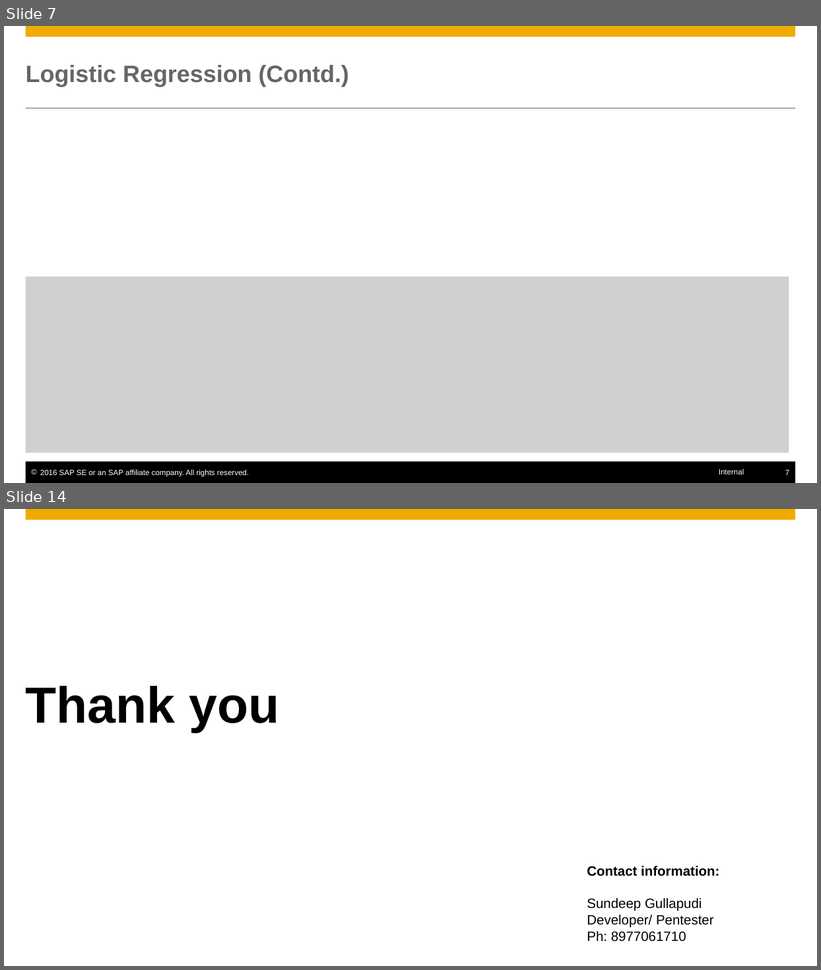
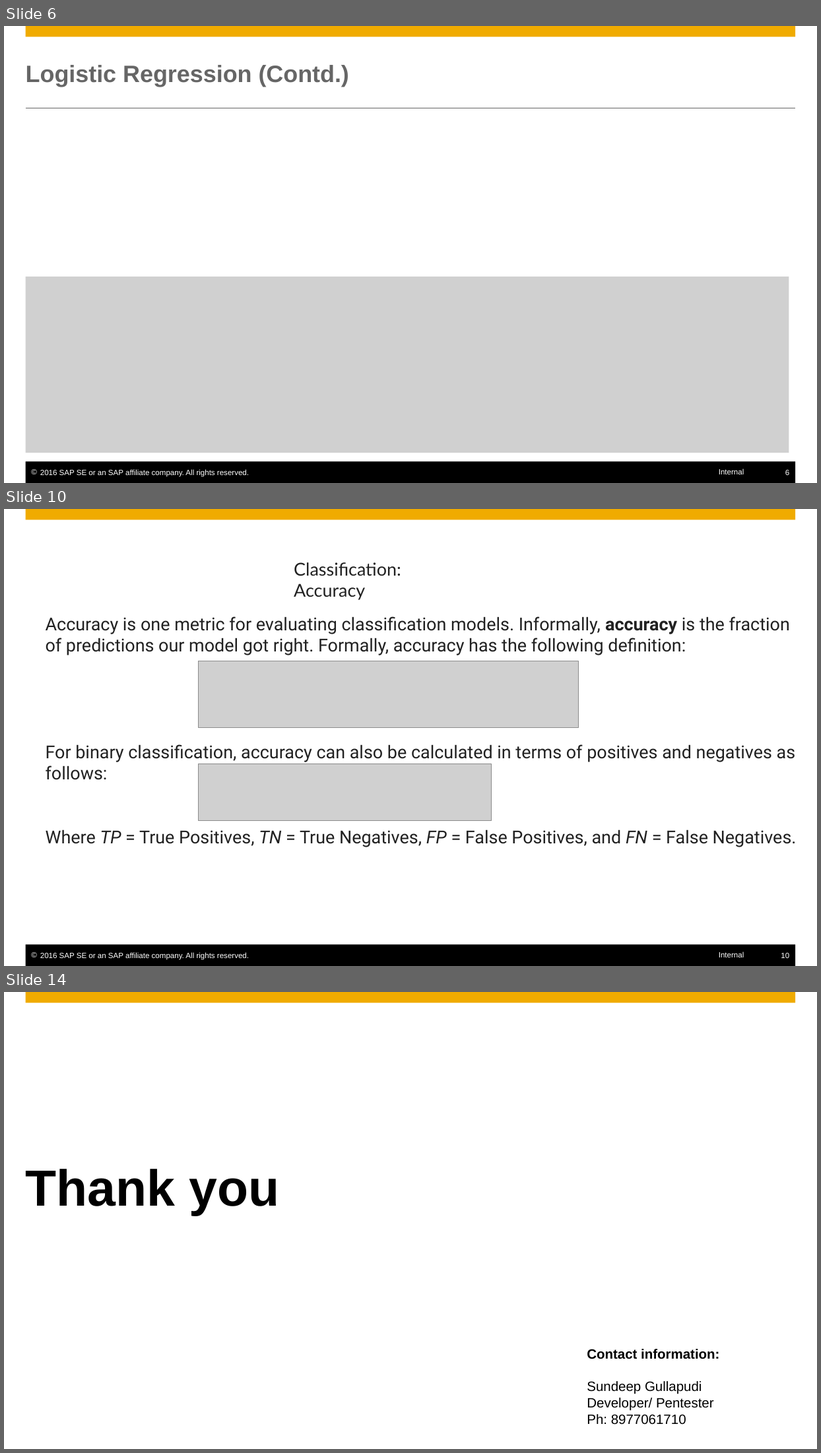
Before and after one commit to SherwinVarghese/Machine-Learning-TechknowSchool, a slide deck: modules/4. ML Algorithms/2. Classification/Classification_LR_DT.pptx. Shown one above the other, each under a label of ours: slides 7 and 14 before the commit, slides 6, 10 and 14 after it; the slides between them are not shown. The pictures are 821x970 and 821x1453 pixels, drawn with LibreOffice and Linux fonts; fonts in the diff are those of the drawing; grey boxes stand for pictures; background and template pictures are left out. Boxes give left, top, right and bottom in pixels: in the first picture for what was removed or moved away, otherwise in the second. Text is boxed around its words. In the diff, an @@ line names an element or a change of style, - is before the commit and + after.

Commit message:
Change in classification slide

```diff
--- a/modules/4. ML Algorithms/2. Classification/Classification_LR_DT.pptx
+++ b/modules/4. ML Algorithms/2. Classification/Classification_LR_DT.pptx
@@ slide 10 added at box(4, 509, 817, 966), background #FFFFFF; not listed: 5 template elements that a slide beside it also shows @@
@@ text added at box(294, 562, 401, 600), 21 pt, text #212121 @@
+Classification: Accuracy
@@ rectangle added at box(16, 582, 803, 603), fill #FFFFFF @@
@@ text added at box(46, 617, 797, 848), 21 pt, text #212121 @@
+Accuracy is one metric for evaluating classification models. Informally, accuracy is the fraction of predictions our model got right. Formally, accuracy has the following definition:
+For binary classification, accuracy can also be calculated in terms of positives and negatives as follows:
+Where TP = True Positives, TN = True Negatives, FP = False Positives, and FN = False Negatives.
@@ picture added at box(199, 661, 578, 727) @@
@@ picture added at box(199, 764, 491, 821) @@
@@ what was slide 7 is now slide 6 @@
@@ page number at box(785, 470, 789, 475): text changed @@
-7
+6
```
Also in this commit, not shown: 2 slides changed, 5 other slides added, 6 slides removed.
